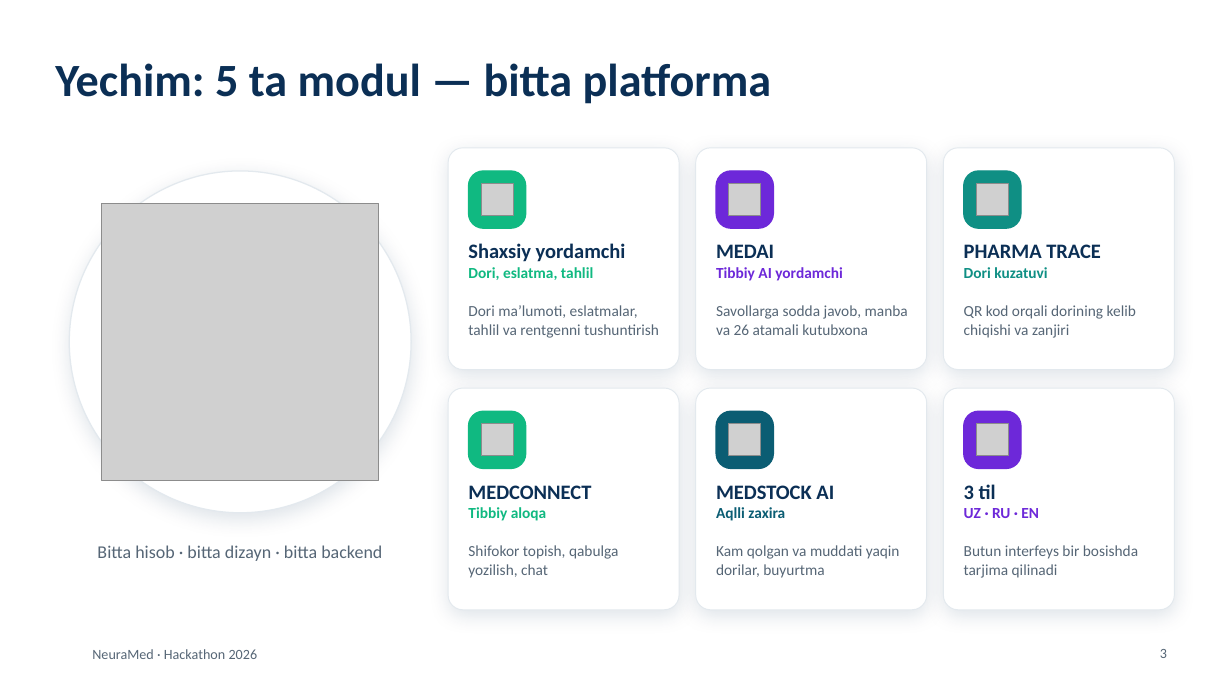
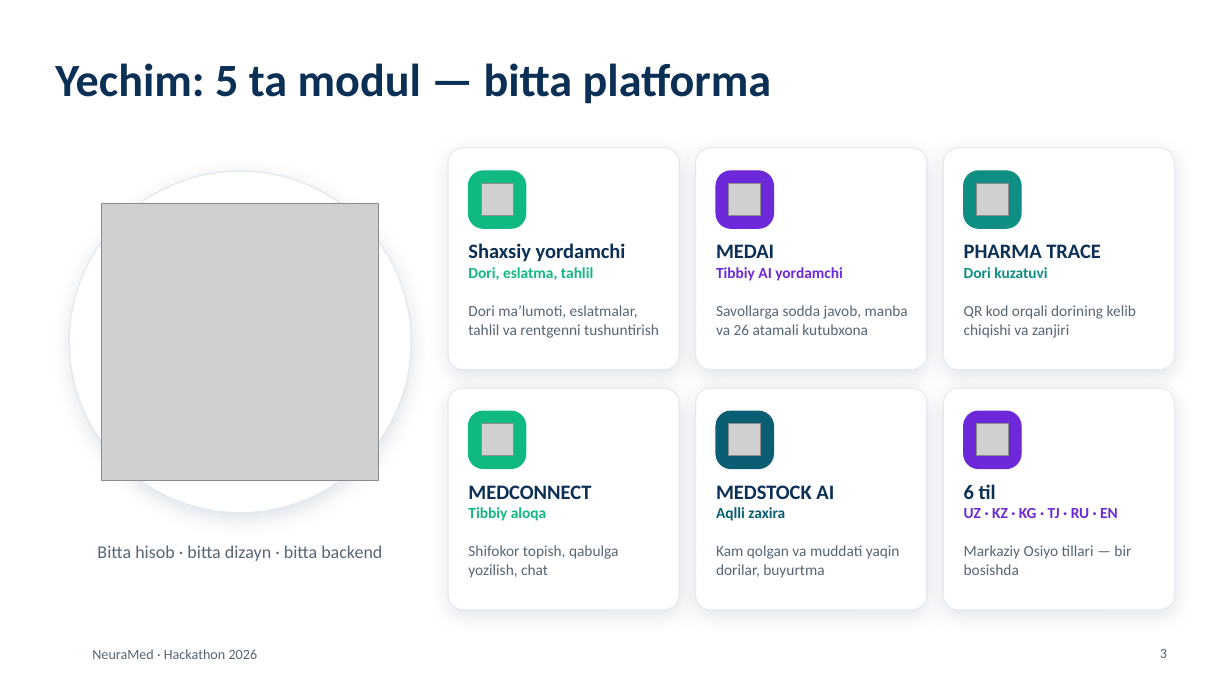
Before and after one commit to umarxon-008/umarxon-008, a slide deck: slide 3 of NeuraMed/taqdimot/NeuraMed-taqdimot.pptx. Drawn at 1232x693 pixels with LibreOffice and Linux fonts; fonts in the diff are those of the drawing; grey boxes stand for pictures; background and template pictures are left out. Boxes give left, top, right and bottom in pixels: in the first picture for what was removed or moved away, otherwise in the second. Text is boxed around its words. In the diff, an @@ line names an element or a change of style, - is before the commit and + after.

```diff
--- a/NeuraMed/taqdimot/NeuraMed-taqdimot.pptx
+++ b/NeuraMed/taqdimot/NeuraMed-taqdimot.pptx
@@ text at box(964, 484, 1118, 518): text changed @@
-3 til
-UZ · RU · EN
+6 til
+UZ · KZ · KG · TJ · RU · EN
@@ text at box(964, 545, 1131, 575): text changed @@
-Butun interfeys bir bosishda tarjima qilinadi
+Markaziy Osiyo tillari — bir bosishda
```
Also in this commit, not shown: 3 other slides changed, 14 other files.
